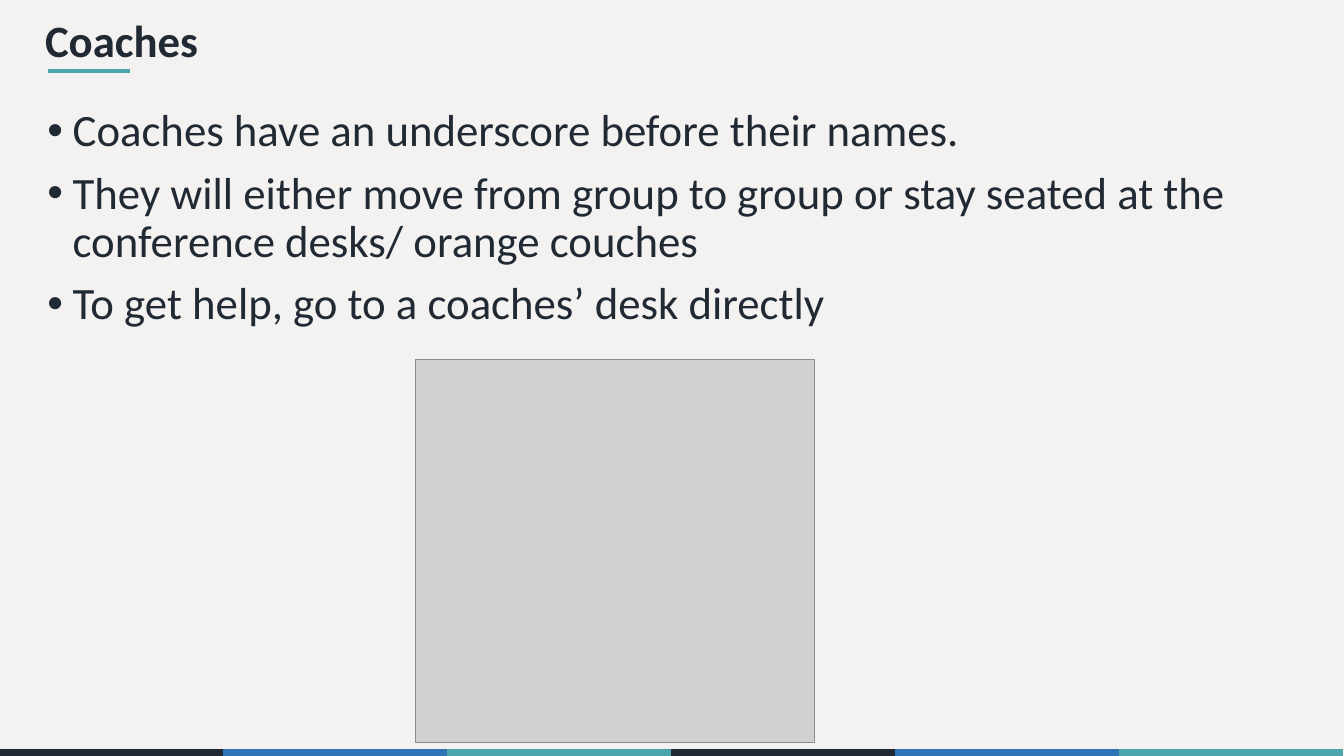
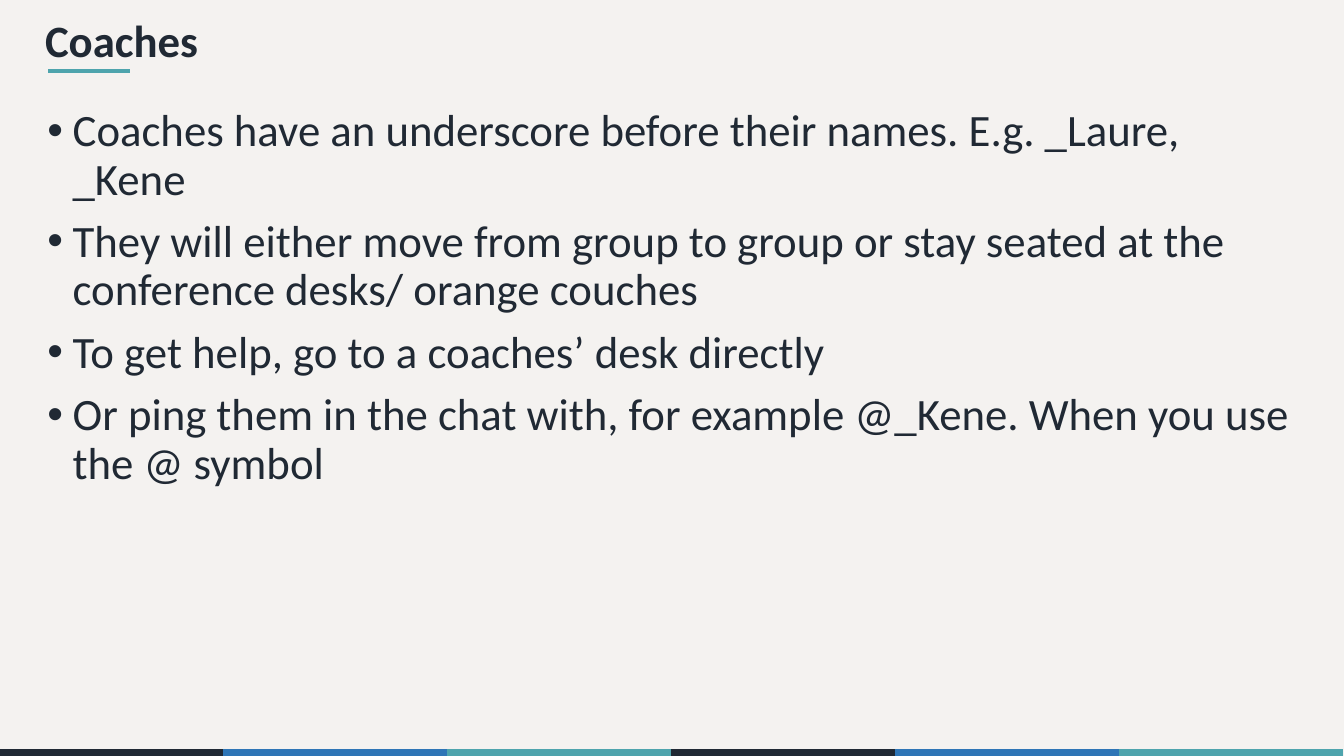
Before and after one commit to the-graph-courses/rbp_cohort_0_materials, a slide deck: slide 12 of week_01/slides/rbp_workshop_01.pptx. Drawn at 1344x756 pixels with LibreOffice and Linux fonts; fonts in the diff are those of the drawing; grey boxes stand for pictures. Boxes give left, top, right and bottom in pixels: in the first picture for what was removed or moved away, otherwise in the second. Text is boxed around its words. In the diff, an @@ line names an element or a change of style, - is before the commit and + after.

```diff
--- a/week_01/slides/rbp_workshop_01.pptx
+++ b/week_01/slides/rbp_workshop_01.pptx
@@ text at (x1=73, y1=115, x2=1180, y2=201): text changed @@
-• Coaches have an underscore before their names.
+• Coaches have an underscore before their names. E.g. _Laure, _Kene
@@ picture removed at (x1=415, y1=359, x2=815, y2=743) @@
@@ text at (x1=73, y1=399, x2=1288, y2=487): paragraph added @@
+• Or ping them in the chat with, for example @_Kene. When you use the @ symbol
```
Also in this commit, not shown: 14 other slides changed, 3 slides added, 2 slides removed, 10 other files.
